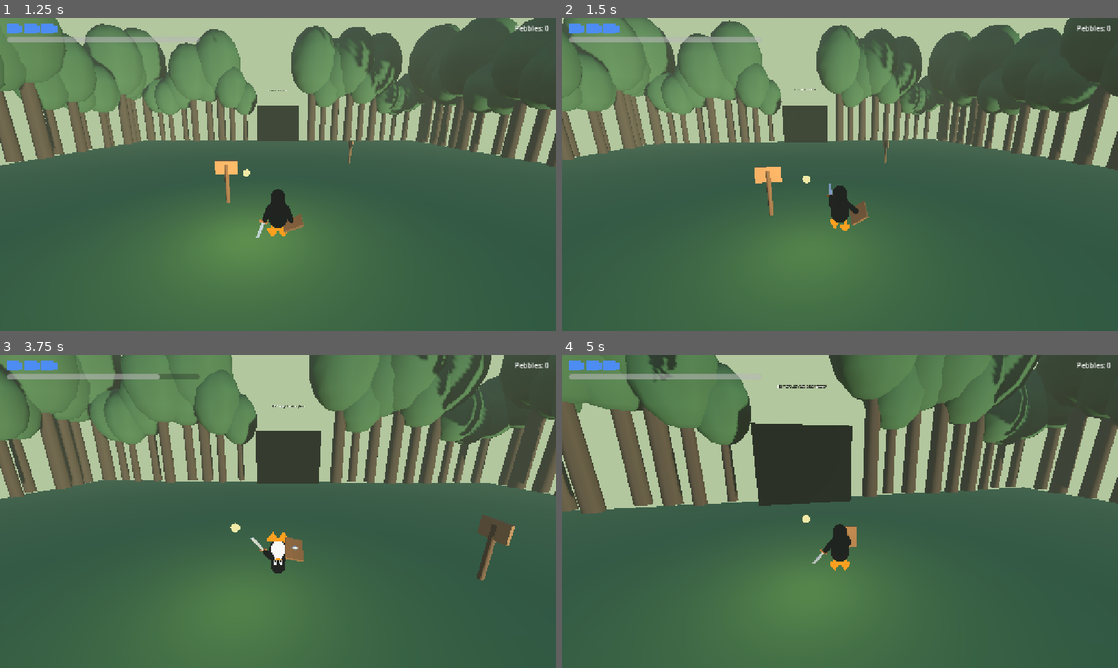
Above: before the commit, frames 1-4 (two rows, left to right).
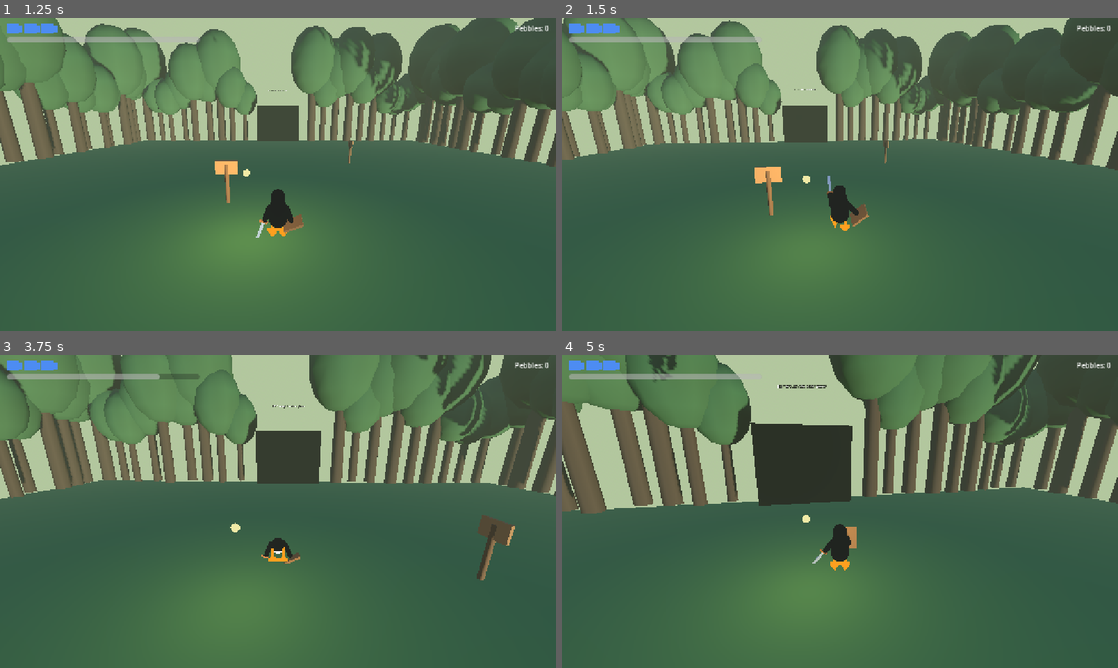
Above: after the commit, the same moments.

Repository: ruapotato/The-Legend-of-Tux
Game: Godot game, scene res://scenes/main_menu.tscn
Two runs of this game, one before a commit and one after it. Both use one fixed random seed, a clock stepped at 60 frames per second and the inputs below.
Inputs (mouse positions are in pixels of both pictures, inside the frame that each line leads up to):
- Up to frame 1 (1.25 s): click "Begin in Wyrdkin Glade" at 0.5 s
- Up to frame 2 (1.5 s): tap Enter at 1.25 s; move the mouse to (867, 174) at 1.27 s; press the mouse at (867, 174) at 1.28 s; hold W (move_forward) from 1.28 s (still down)
- Up to frame 3 (3.75 s): keep holding W (move_forward); tap Space (jump) at 1.52, 1.82, 2.27, 2.57 s; move the mouse to (250, 511) at 2.02 s; release the mouse at (250, 511) at 2.03 s; tap E (interact) at 2.1 s; move the mouse to (289, 505) at 2.77 s; tap F (item_use) at 2.85 s; move the mouse to (272, 517) at 3.52 s; tap Ctrl (roll) at 3.6 s
- Up to frame 4 (5 s): keep holding W (move_forward); tap Space (jump) at 3.77, 4.07, 4.52, 4.82 s; move the mouse to (878, 514) at 4.27 s; hold Right mouse button (shield) from 4.28 s (still down)

Frame 1 is identical in both runs. In frame 2, 0.1% of the frame differs, in the area x 47-56%, y 50-68%; in frame 3, 0.6%, in the area x 45-55%, y 56-70%; in frame 4, less than 0.1%.

Commit message:
Fix animation playback speed: anims were running ~2× real time
The state machine was passing 1.0/DURATION as the animator speed
multiplier in six places (swing, jab, spin, roll, block_raise, flip).
The animator already advances its time cursor by delta * speed, so
multiplying by 1/0.45 made a 0.45-second swing finish in 0.20 real
seconds — well before the hit window even opened (0.10s state time
≈ 49% through the anim, 0.20s = anim done, frozen at end pose for
the rest of the active window).

Diagnosed via the verbose tick-pos debug print: the sword sat at
(-4.24, 0.64, -2.87) for the entire active window because the
swing pose had already reached its end frame and was clamped there.

ONE_SHOT_DURATION values in tux_anim.gd already match the matching
state durations, so all six call sites just need speed = 1.0:

  _request_anim(tag, 1.0)        # was 1.0 / SWING_DURATION
  _request_anim(ANIM_JAB, 1.0)   # was 1.0 / JAB_DURATION
  ...etc

Sword now sweeps through real time and the hitbox crosses the
enemy's hitbox during the active window, so horizontal slashes
register hits.

Co-Authored-By: Claude Opus 4.7 (1M context) <noreply@anthropic.com>

Diff:
--- a/godot/scripts/tux_state.gd
+++ b/godot/scripts/tux_state.gd
@@ -325,7 +325,7 @@
         tag = ANIM_SWING_2
     elif swing_index == 2:
         tag = ANIM_SWING_3
-    _request_anim(tag, 1.0 / SWING_DURATION)
+    _request_anim(tag, 1.0)
 
     if action_time >= SWING_DURATION:
         if combo_queued and _can_swing():
@@ -354,7 +354,7 @@
     vel.x = -sin(face_yaw) * lunge
     vel.z = -cos(face_yaw) * lunge
     vel.y = -1.0
-    _request_anim(ANIM_JAB, 1.0 / JAB_DURATION)
+    _request_anim(ANIM_JAB, 1.0)
     if action_time >= JAB_DURATION:
         if input_attack_held:
             charge_time = 0.0
@@ -445,7 +445,7 @@
     vel.x = move_toward(vel.x, 0.0, 14.0 * _step_delta)
     vel.z = move_toward(vel.z, 0.0, 14.0 * _step_delta)
     vel.y = -1.0
-    _request_anim(ANIM_SPIN, 1.0 / SPIN_DURATION)
+    _request_anim(ANIM_SPIN, 1.0)
     if action_time >= SPIN_DURATION:
         return set_action(ACT_IDLE)
     return false
@@ -487,7 +487,7 @@
 
     var moving: bool = stick_dir.length() > 0.1
     if action_time < BLOCK_RAISE_DURATION:
-        _request_anim(ANIM_BLOCK_RAISE, 1.0 / BLOCK_RAISE_DURATION)
+        _request_anim(ANIM_BLOCK_RAISE, 1.0)
     elif parry_active:
         _request_anim(ANIM_PARRY, 1.0)
     elif moving:
@@ -508,7 +508,7 @@
         FlipKind.BACK:       tag = ANIM_BACK_FLIP
         FlipKind.SIDE_LEFT:  tag = ANIM_SIDE_FLIP_L
         FlipKind.SIDE_RIGHT: tag = ANIM_SIDE_FLIP_R
-    _request_anim(tag, 1.0 / FLIP_DURATION)
+    _request_anim(tag, 1.0)
     if is_on_floor and action_time > 0.10:
         return set_action(ACT_LAND)
     if action_time >= FLIP_DURATION:
@@ -522,7 +522,7 @@
     vel.x = -sin(face_yaw) * speed
     vel.z = -cos(face_yaw) * speed
     vel.y = -1.0
-    _request_anim(ANIM_ROLL, 1.0 / ROLL_DURATION)
+    _request_anim(ANIM_ROLL, 1.0)
     if action_time >= ROLL_DURATION:
         return set_action(ACT_IDLE)
     return false
